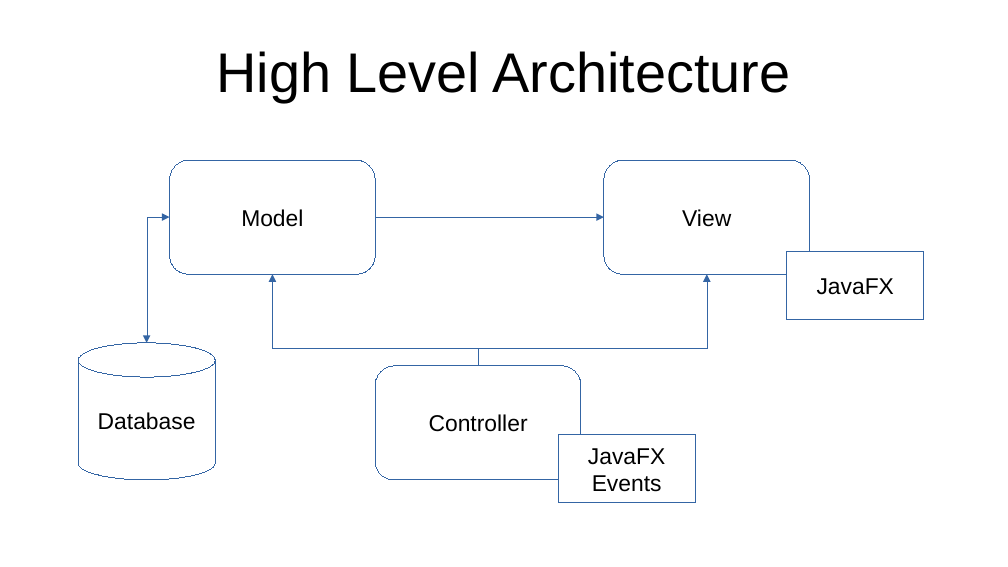
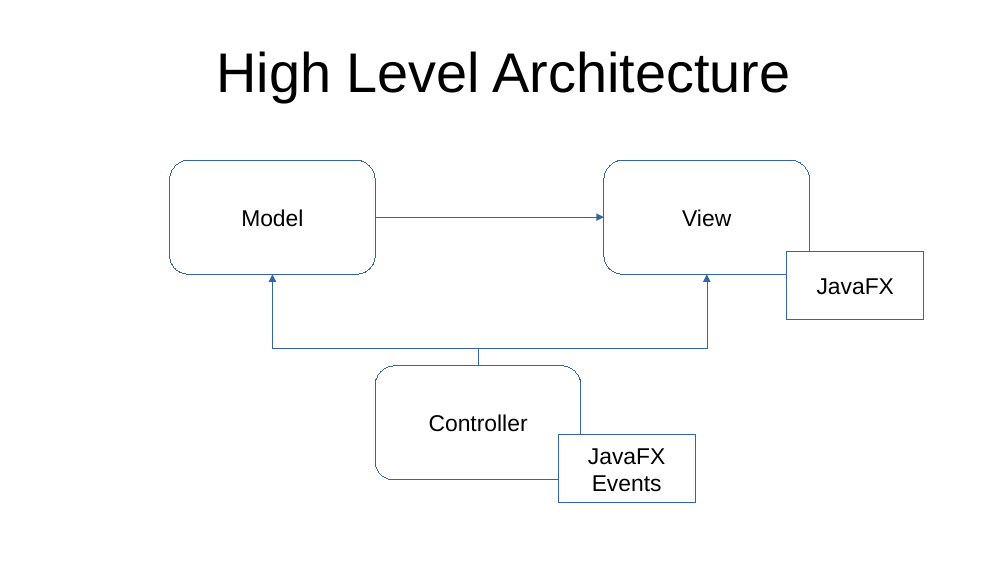
Before and after one commit to al8111/Java-UML-SWT, a slide deck: slide 18 of presentation.odp. Drawn at 1008x567 pixels with LibreOffice and Linux fonts; fonts in the diff are those of the drawing. Boxes give left, top, right and bottom in pixels: in the first picture for what was removed or moved away, otherwise in the second. Text is boxed around its words. In the diff, an @@ line names an element or a change of style, - is before the commit and + after.

```diff
--- a/presentation.odp
+++ b/presentation.odp
@@ elbow double arrow removed from (169, 217) to (146, 343) @@
@@ cylinder removed at [78, 343, 215, 480] @@
-Database
```
Also in this commit, not shown: 1 other slide changed, 1 slide added, 1 slide removed, 2 other files.
